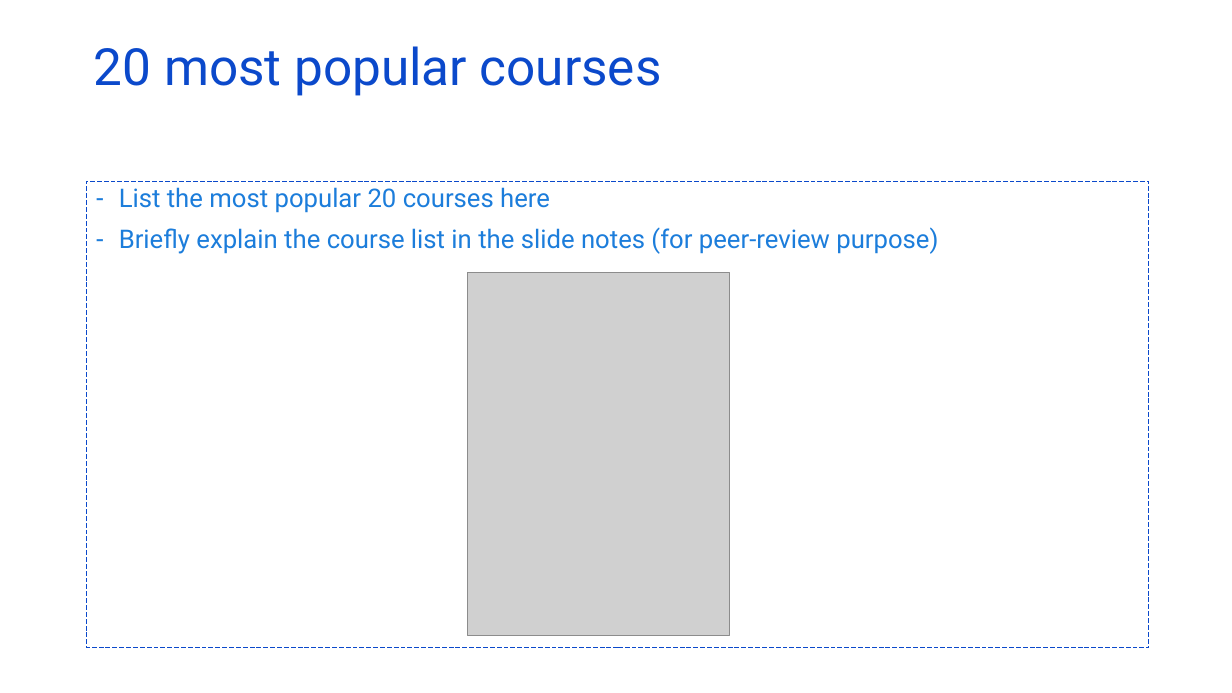
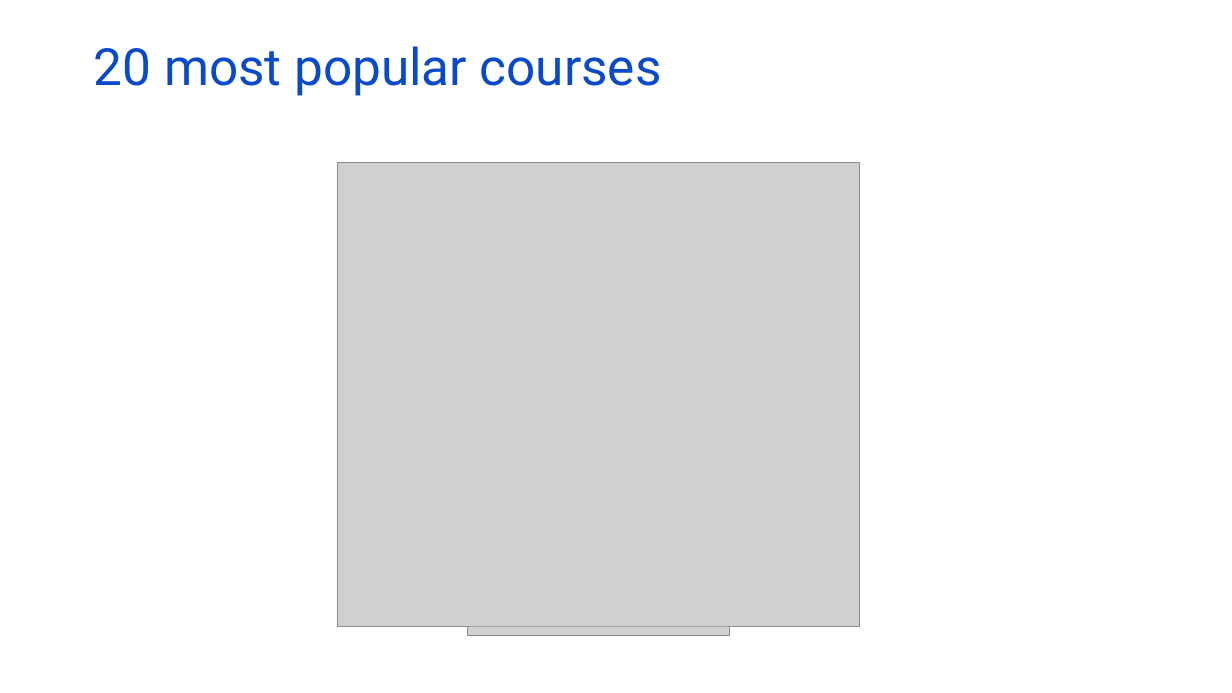
Before and after one commit to kymayodeji/ibm_ml_course, a slide deck: slide 8 of course6_Capstone/ml-capstone-template-coursera.pptx. Drawn at 1232x693 pixels with LibreOffice and Linux fonts; fonts in the diff are those of the drawing; grey boxes stand for pictures. Boxes give left, top, right and bottom in pixels: in the first picture for what was removed or moved away, otherwise in the second. Text is boxed around its words. In the diff, an @@ line names an element or a change of style, - is before the commit and + after.

```diff
--- a/course6_Capstone/ml-capstone-template-coursera.pptx
+++ b/course6_Capstone/ml-capstone-template-coursera.pptx
@@ picture added at <box>337,162,860,626</box> @@
@@ rectangle removed at <box>87,181,1150,648</box> @@
-– List the most popular 20 courses here
-– Briefly explain the course list in the slide notes (for peer-review purpose)
```
Also in this commit, not shown: 4 other slides changed, 1 slide added, 1 slide removed, 1 other file.
